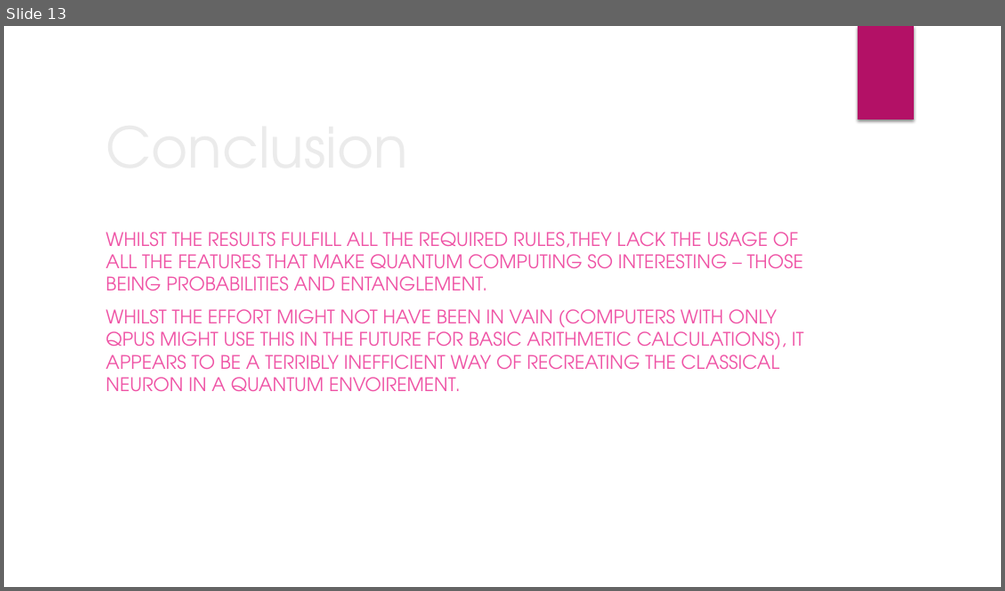
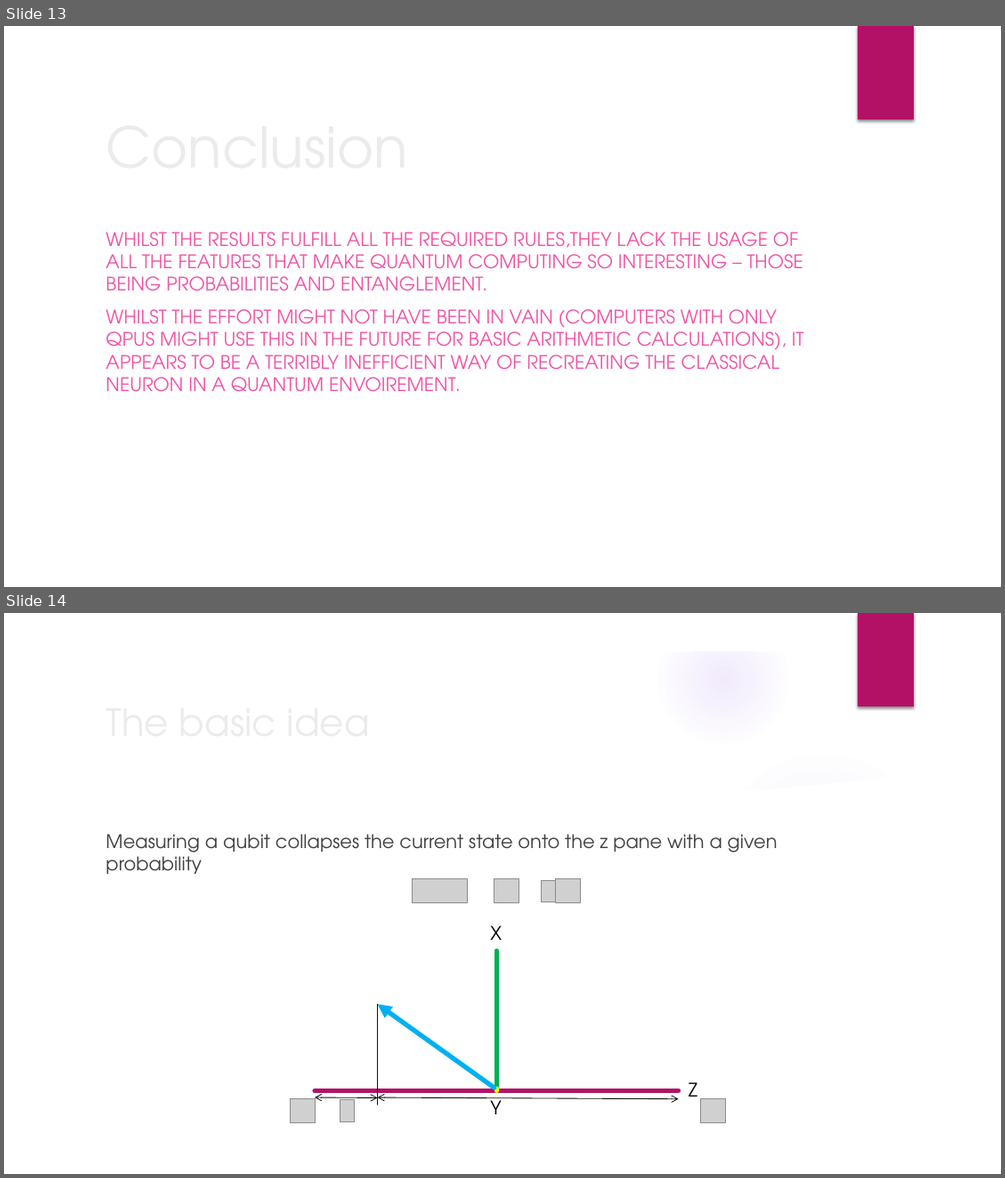
Before and after one commit to RicardoMonteiroSimoes/ZHAW_PAHS212, a slide deck: documentation/presentation.pptx. Shown one above the other, each under a label of ours: slide 13 before the commit, slides 13 and 14 after it. The pictures are 1005x591 and 1005x1178 pixels, drawn with LibreOffice and Linux fonts; fonts in the diff are those of the drawing; grey boxes stand for pictures; background and template pictures are left out. Boxes give left, top, right and bottom in pixels: in the first picture for what was removed or moved away, otherwise in the second. Text is boxed around its words. In the diff, an @@ line names an element or a change of style, - is before the commit and + after.

```diff
--- a/documentation/presentation.pptx
+++ b/documentation/presentation.pptx
@@ slide 14 added at (x1=4, y1=613, x2=1001, y2=1174), background picture (left out); not listed: 1 template element that a slide beside it also shows @@
@@ group added at (x1=4, y1=613, x2=1001, y2=1174): 5 ellipses, 3 freeform shapes @@
@@ text added at (x1=105, y1=834, x2=777, y2=874), 18 pt, text #404040 @@
+Measuring a qubit collapses the current state onto the z pane with a given probability
@@ title added at (x1=364, y1=834, x2=395, y2=848), 36 pt, text #EBEBEB @@
+The basic idea
@@ group added at (x1=413, y1=879, x2=581, y2=903): 4 pictures @@
@@ text added at (x1=490, y1=925, x2=502, y2=940), 18 pt, text #000000 @@
+X
@@ line added from (497, 1091) to (497, 951), #00B050 4.5 pt @@
@@ arrow added from (494, 1088) to (377, 1004), #00B0F0 4.5 pt @@
@@ line added from (377, 1004) to (377, 1104), #0D0D0D 0.75 pt @@
@@ line added from (316, 1091) to (679, 1091), #B31166 4.5 pt @@
@@ line added from (497, 1091) to (497, 1088), #FFFF00 4.5 pt @@
@@ text added at (x1=688, y1=1082, x2=697, y2=1096), 18 pt, text #000000 @@
+Z
@@ picture added at (x1=290, y1=1098, x2=315, y2=1122) @@
@@ double arrow added from (377, 1097) to (316, 1097), #0D0D0D 0.75 pt @@
@@ picture added at (x1=340, y1=1100, x2=355, y2=1121) @@
@@ double arrow added from (679, 1099) to (377, 1097), #0D0D0D 0.75 pt @@
@@ text added at (x1=490, y1=1097, x2=501, y2=1114), 18 pt, text #000000 @@
+Y
@@ picture added at (x1=701, y1=1098, x2=726, y2=1122) @@
```
Also in this commit, not shown: 20 other slides added, 5 other files.
